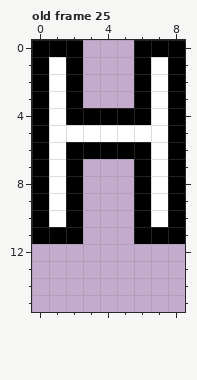
Pixel-art file, stored at assets/textures/ui/factory-12.aseprite. Above is the file before it was changed.
9x16 pixels, 32 frames. Shown: old frame 25. The commit also changed other frames, which this record leaves out.
After:
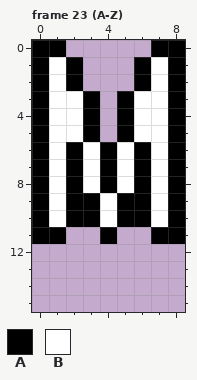
Palette (. is transparent): A #000000  B #ffffff
A new or re-ordered frame is compared with the old frame closest to it.
Changes in this commit:
frames re-ordered
Frame 23 (A-Z) against old frame 25, layer "Layer 1":
y 0: x 2 A -> .; x 6 A -> .
y 3: x 2..3 A. -> BA; x 5..6 .A -> AB
y 4: x 2 A -> B; x 4 A -> .; x 6 A -> B
y 5: x 3..5 BBB -> A.A
y 6: x 3 A -> B; x 5 A -> B
y 7..8: x 3..5 ... -> BAB
y 9..10: x 3..5 ... -> ABA
y 11: x 2 A -> .; x 4 . -> A; x 6 A -> .
